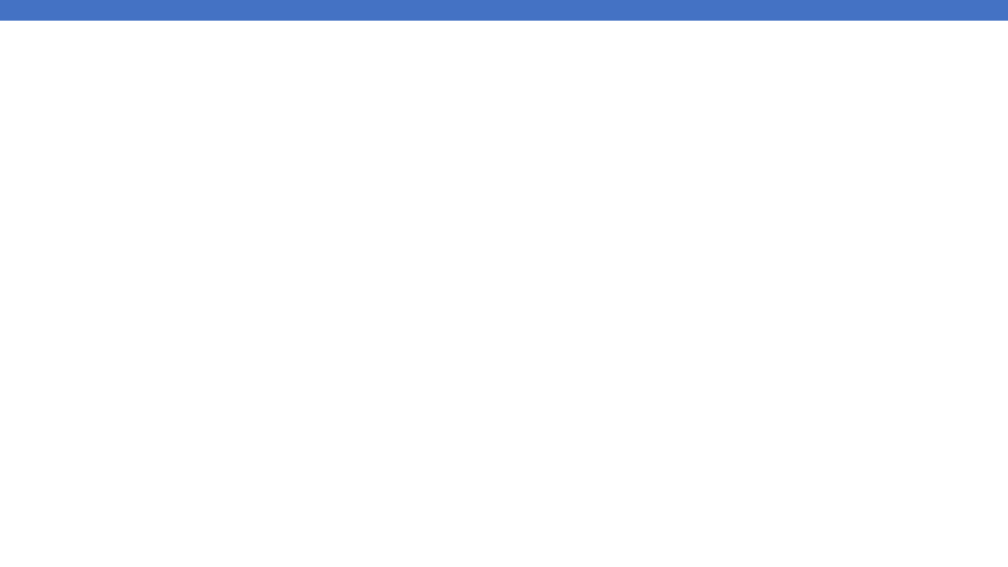
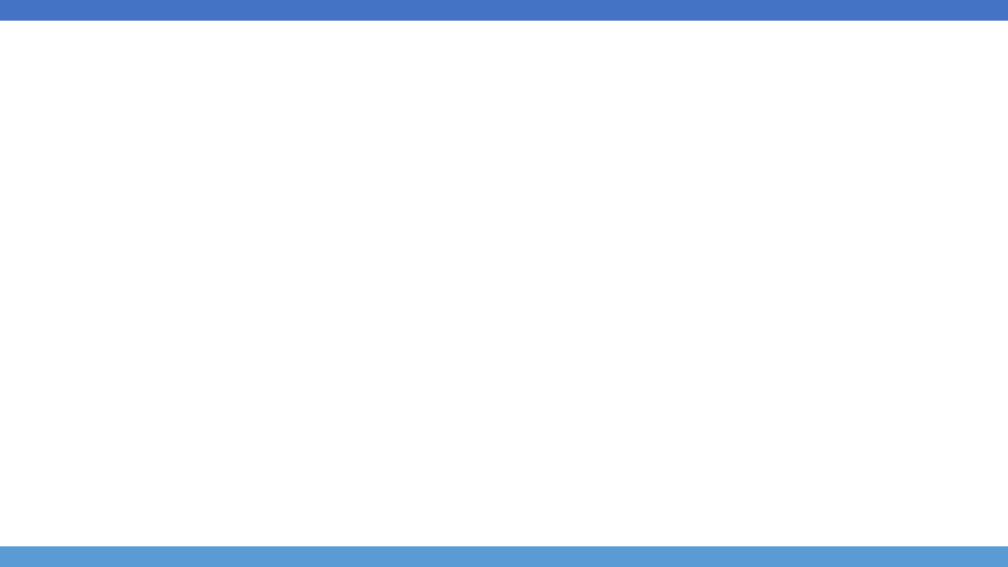
Before and after one commit to Sna9e/collectNews, a slide deck: slide 1 of template.pptx. Drawn at 1008x567 pixels with LibreOffice and Linux fonts; fonts in the diff are those of the drawing. Boxes give left, top, right and bottom in pixels: in the first picture for what was removed or moved away, otherwise in the second. Text is boxed around its words. In the diff, an @@ line names an element or a change of style, - is before the commit and + after.

```diff
--- a/template.pptx
+++ b/template.pptx
@@ rectangle added at box(0, 547, 1008, 567), fill #5B9BD5 @@
```
Also in this commit, not shown: 19 other files.
